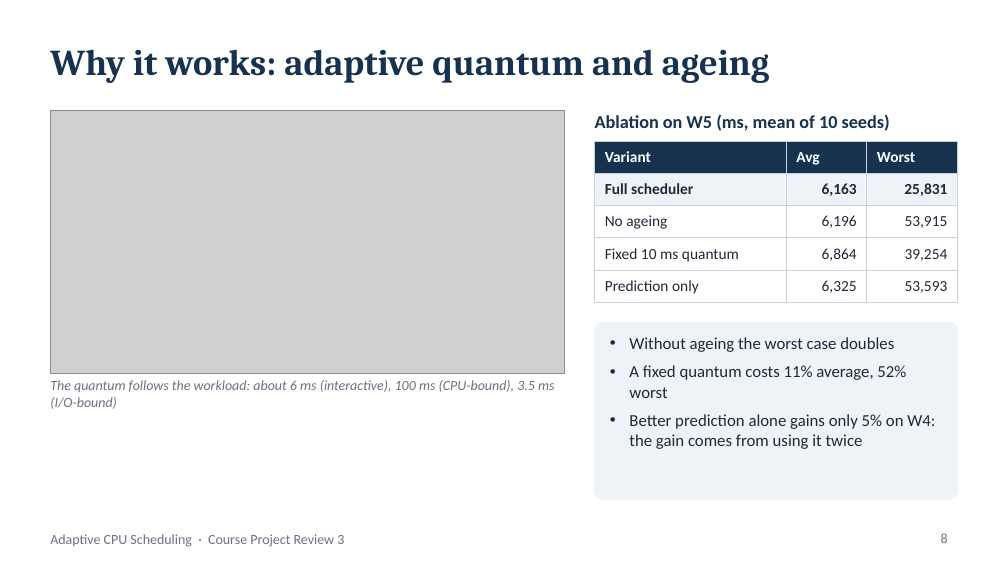
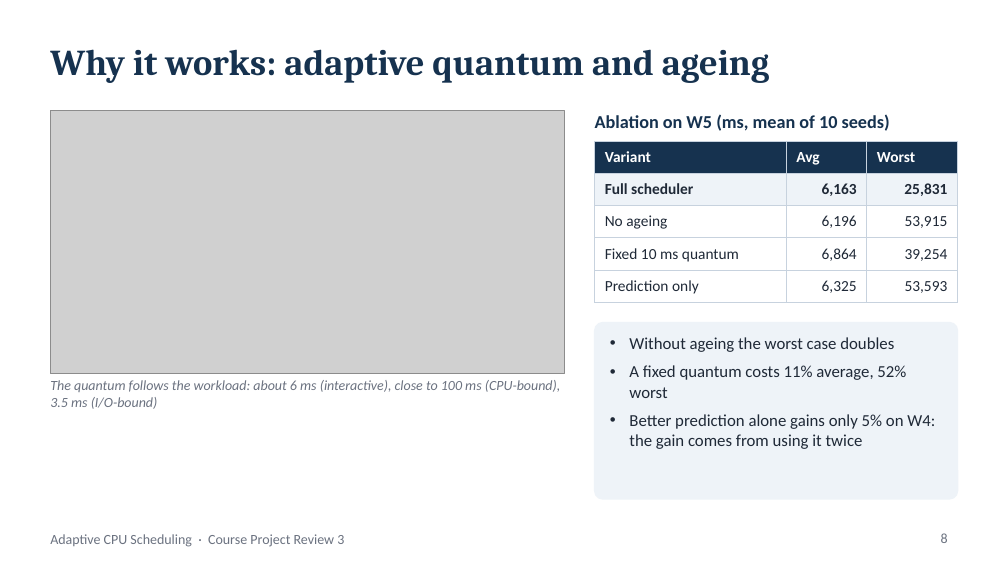
Before and after one commit to Shivaansh29/Adaptive-CPU-Scheduling-project-OS, a slide deck: slide 8 of docs/reviews/Review_3.pptx. Drawn at 1008x567 pixels with LibreOffice and Linux fonts; fonts in the diff are those of the drawing; grey boxes stand for pictures. Boxes give left, top, right and bottom in pixels: in the first picture for what was removed or moved away, otherwise in the second. Text is boxed around its words. In the diff, an @@ line names an element or a change of style, - is before the commit and + after.

```diff
--- a/docs/reviews/Review_3.pptx
+++ b/docs/reviews/Review_3.pptx
@@ text at (x1=50, y1=380, x2=561, y2=409): text changed @@
-The quantum follows the workload: about 6 ms (interactive), 100 ms (CPU-bound), 3.5 ms (I/O-bound)
+The quantum follows the workload: about 6 ms (interactive), close to 100 ms (CPU-bound), 3.5 ms (I/O-bound)
```
Also in this commit, not shown: 14 other files.
